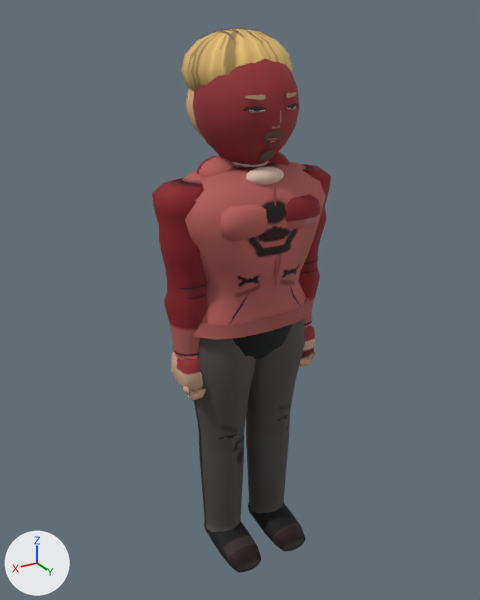
Two versions of the glTF model assets/models/yamamotokyoji_a.glb, one commit apart.
The view is the same before and after, from a camera (50 mm lens) standing at (1.156, 1.887, 1.967) and looking at (0.006, -0.03, 1.008). Every picture has the same lights, and +X, +Y and +Z are marked at lower left. The older version comes first. Vertices at exactly the same position are counted once.

In view in the first picture: 'Body'.
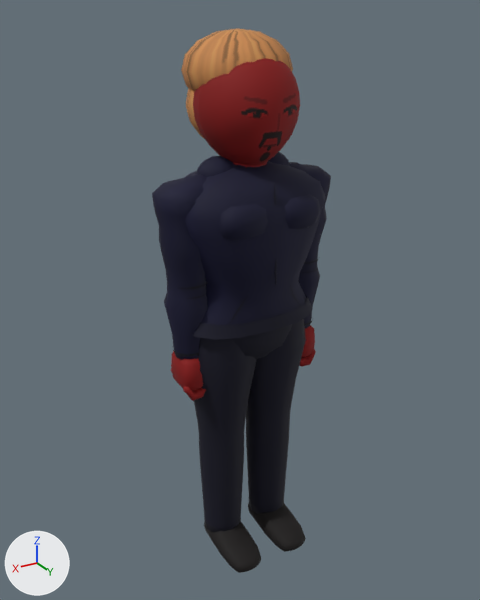
What differs and where, as boxes (x1, y1, x2, y2) in the pictures (480 x 600 px; the box of a moved part takes in the faces that stretch with it):
'Body', reshaped: before (152, 27, 331, 573); after (152, 28, 331, 573)
part 1 of me_mesh_0, deleted (beige): before (243, 93, 299, 185)
part 2 of me_mesh_0, moved or reshaped: before (193, 27, 300, 167); after (193, 58, 300, 167)
part 3 of me_mesh_0, recoloured (darker): (152, 28, 331, 573) in both

The change in detail:
me_mesh_0 is used by ob_body; location (0.0, 0.0, 0.0).
me_mesh_0 had 4509 vertices, 8066 faces and spanned x -0.34..0.34, y -0.23..0.23, z -0.03..1.93.
me_mesh_0 now has 3554 vertices, 6600 faces and spans x -0.34..0.34, y -0.23..0.23, z -0.03..1.93.
me_mesh_0 part 1: 21 loose pieces with 967 vertices, spanning x -0.1..0.1, y 0.08..0.18, z 1.46..1.75, are deleted.
me_mesh_0 part 2: 25 vertices moved within x -0.14..0.14, y -0.14..0.17, z 1.49..1.81; 395 vertices removed from x -0.16..0.16, y -0.22..0.17, z 1.51..1.93; 407 vertices added at x -0.17..0.17, y -0.17..0.17, z 1.47..1.88.
me_mesh_0 part 3: 5710 kept faces spanning x -0.34..0.34, y -0.23..0.23, z -0.03..1.93 get new vertex colours.
Other edits to the shape of me_mesh_0 do not show in these pictures.
